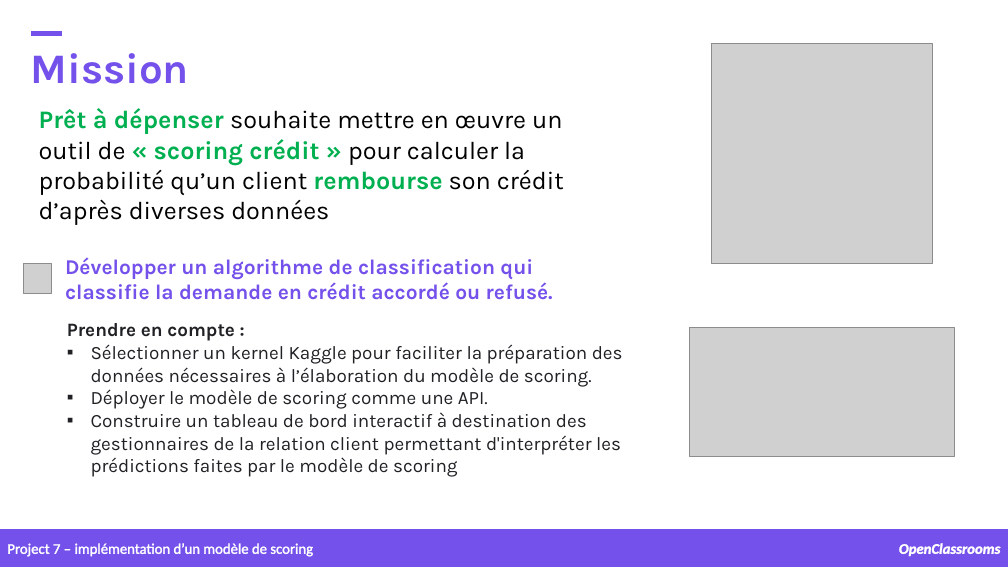
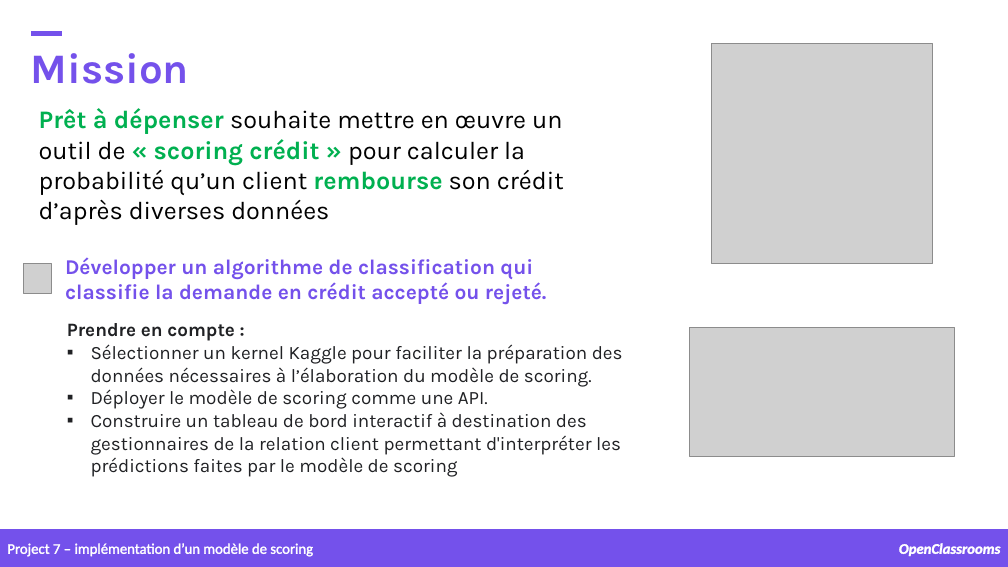
Before and after one commit to samirhinojosa/OC-P7-IMPLEMENT-A-SCORING-MODEL, a slide deck: slide 4 of supports/P7_presentation_final.pptx. Drawn at 1008x567 pixels with LibreOffice and Linux fonts; fonts in the diff are those of the drawing; grey boxes stand for pictures; background and template pictures are left out. Boxes give left, top, right and bottom in pixels: in the first picture for what was removed or moved away, otherwise in the second. Text is boxed around its words. In the diff, an @@ line names an element or a change of style, - is before the commit and + after.

```diff
--- a/supports/P7_presentation_final.pptx
+++ b/supports/P7_presentation_final.pptx
@@ text at [65, 257, 547, 305]: text changed @@
-Développer un algorithme de classification qui classifie la demande en crédit accordé ou refusé.
+Développer un algorithme de classification qui classifie la demande en crédit accepté ou rejeté.
```
Also in this commit, not shown: 4 other slides changed.
